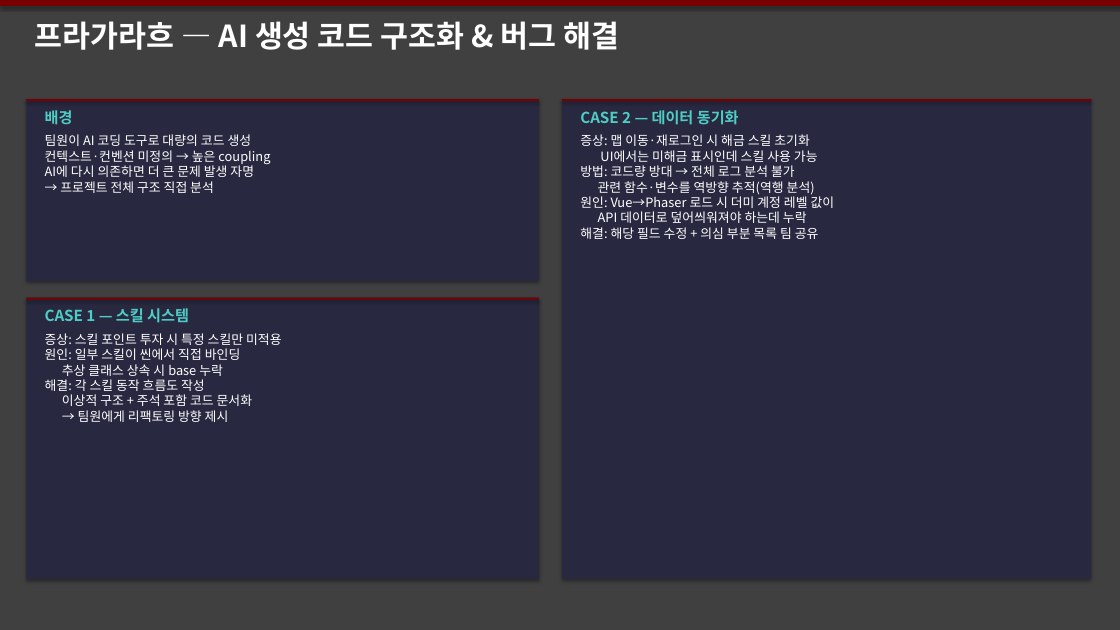
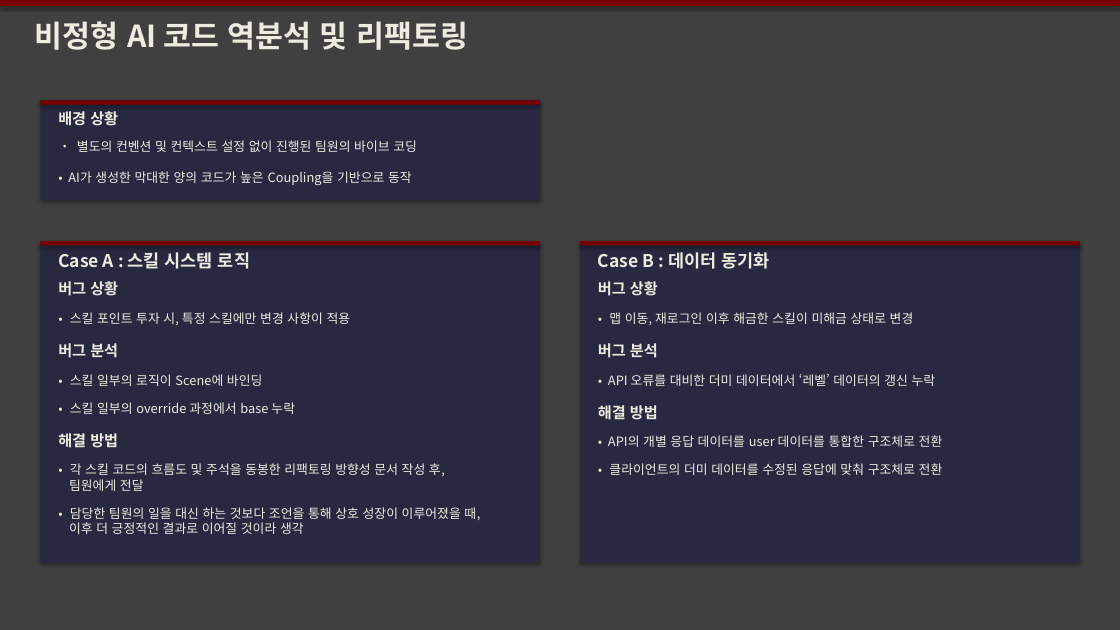
Before and after one commit to Jeve98/Portfolio, a slide deck: slide 7 of 포트폴리오개선안/프로젝트_포트폴리오.pptx (slide 9 before the commit). Drawn at 1120x630 pixels with LibreOffice and Linux fonts; fonts in the diff are those of the drawing. Boxes give left, top, right and bottom in pixels: in the first picture for what was removed or moved away, otherwise in the second. Text is boxed around its words. In the diff, an @@ line names an element or a change of style, - is before the commit and + after.

```diff
--- a/포트폴리오개선안/프로젝트_포트폴리오.pptx
+++ b/포트폴리오개선안/프로젝트_포트폴리오.pptx
@@ text at box(35, 21, 468, 50): text changed; text colour #FFFFFF to #EEECE1 @@
-프라가라흐 — AI 생성 코드 구조화 & 버그 해결
+비정형 AI 코드 역분석 및 리팩토링
@@ rectangle: place and size @@
-rectangle at box(26, 99, 539, 101)
+rectangle at box(40, 101, 540, 105)
@@ rectangle: place and size @@
-rectangle at box(26, 99, 539, 281)
+rectangle at box(40, 101, 540, 201)
@@ text at box(58, 111, 118, 126): text changed; text colour #4ECDC4 to #EEECE1 @@
-배경
+배경 상황
@@ text removed at box(45, 134, 270, 193) @@
-팀원이 AI 코딩 도구로 대량의 코드 생성
-컨텍스트·컨벤션 미정의 → 높은 coupling
-AI에 다시 의존하면 더 큰 문제 발생 자명
-→ 프로젝트 전체 구조 직접 분석
@@ text added at box(68, 140, 417, 185), 11 pt, text #EEECE1 @@
+• 별도의 컨벤션 및 컨텍스트 설정 없이 진행된 팀원의 바이브 코딩
+• AI가 생성한 막대한 양의 코드가 높은 Coupling을 기반으로 동작
@@ text removed at box(580, 134, 835, 239) @@
-증상: 맵 이동·재로그인 시 해금 스킬 초기화
-UI에서는 미해금 표시인데 스킬 사용 가능
-방법: 코드량 방대 → 전체 로그 분석 불가
-관련 함수·변수를 역방향 추적(역행 분석)
-원인: Vue→Phaser 로드 시 더미 계정 레벨 값이
-API 데이터로 덮어씌워져야 하는데 누락
-해결: 해당 필드 수정 + 의심 부분 목록 팀 공유
@@ rectangle: place and size @@
-rectangle at box(26, 297, 539, 579)
+rectangle at box(40, 241, 540, 563)
@@ rectangle: place and size @@
-rectangle at box(26, 297, 539, 299)
+rectangle at box(40, 241, 540, 245)
@@ text at box(58, 252, 250, 269): text changed; size 13 to 15 pt; text colour #4ECDC4 to #EEECE1 @@
-CASE 1 — 스킬 시스템
+Case A : 스킬 시스템 로직
@@ rectangle: place and size @@
-rectangle at box(562, 99, 1091, 579)
+rectangle at box(580, 241, 1080, 563)
@@ rectangle: place and size @@
-rectangle at box(562, 99, 1091, 101)
+rectangle at box(580, 241, 1080, 245)
@@ text at box(598, 252, 769, 269): text changed; size 13 to 15 pt; text colour #4ECDC4 to #EEECE1 @@
-CASE 2 — 데이터 동기화
+Case B : 데이터 동기화
@@ text at box(58, 281, 480, 534): text changed; text colour #FFFFFF to #EEECE1 @@
-증상: 스킬 포인트 투자 시 특정 스킬만 미적용
-원인: 일부 스킬이 씬에서 직접 바인딩
-추상 클래스 상속 시 base 누락
-해결: 각 스킬 동작 흐름도 작성
-이상적 구조 + 주석 포함 코드 문서화
-→ 팀원에게 리팩토링 방향 제시
+버그 상황
+• 스킬 포인트 투자 시, 특정 스킬에만 변경 사항이 적용
+버그 분석
+• 스킬 일부의 로직이 Scene에 바인딩
+• 스킬 일부의 override 과정에서 base 누락
+해결 방법
+• 각 스킬 코드의 흐름도 및 주석을 동봉한 리팩토링 방향성 문서 작성 후,
+팀원에게 전달
+• 담당한 팀원의 일을 대신 하는 것보다 조언을 통해 상호 성장이 이루어졌을 때,
+이후 더 긍정적인 결과로 이어질 것이라 생각
@@ text added at box(598, 281, 943, 475), 11 pt, text #EEECE1 @@
+버그 상황
+• 맵 이동, 재로그인 이후 해금한 스킬이 미해금 상태로 변경
+버그 분석
+• API 오류를 대비한 더미 데이터에서 ‘레벨’ 데이터의 갱신 누락
+해결 방법
+• API의 개별 응답 데이터를 user 데이터를 통합한 구조체로 전환
+• 클라이언트의 더미 데이터를 수정된 응답에 맞춰 구조체로 전환
```
Also in this commit, not shown: 2 other slides changed, 2 slides added, 4 slides removed, 1 other file.
